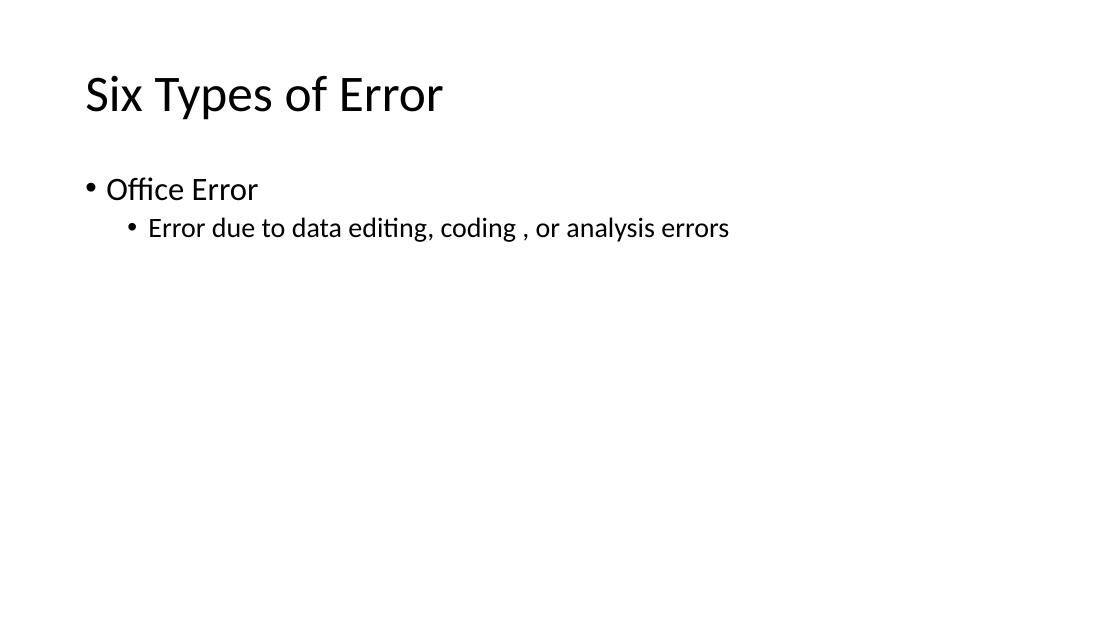
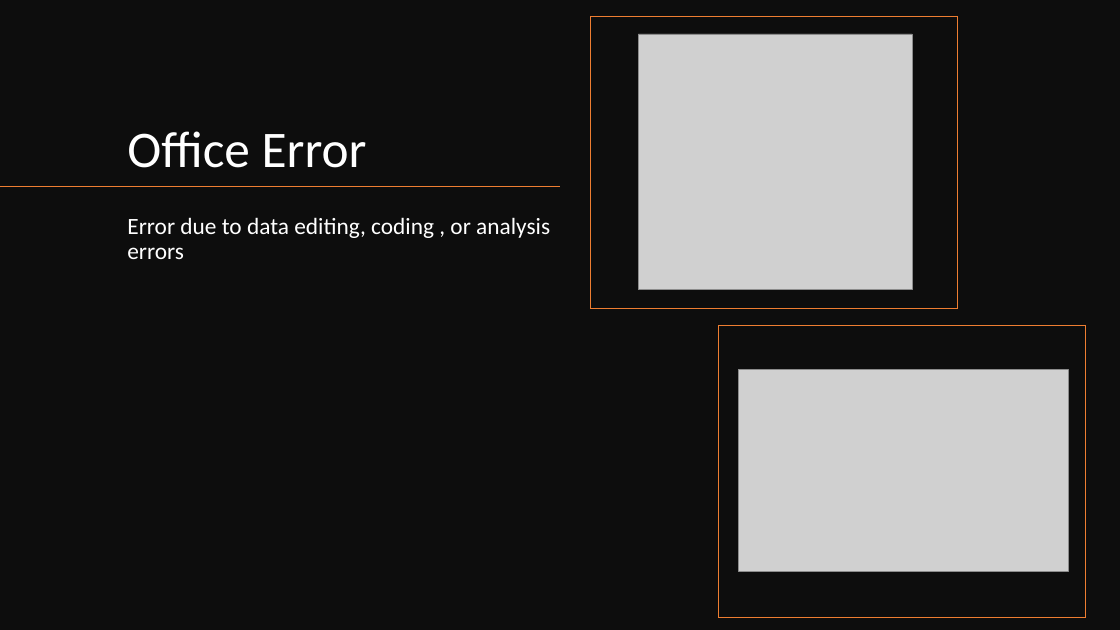
Before and after one commit to mikenguyen13/mar4050, a slide deck: slide 21 of lectures/7/Developing the sampling plan.pptx (slide 11 before the commit). Drawn at 1120x630 pixels with LibreOffice and Linux fonts; fonts in the diff are those of the drawing; grey boxes stand for pictures. Boxes give left, top, right and bottom in pixels: in the first picture for what was removed or moved away, otherwise in the second. Text is boxed around its words. In the diff, an @@ line names an element or a change of style, - is before the commit and + after.

```diff
--- a/lectures/7/Developing the sampling plan.pptx
+++ b/lectures/7/Developing the sampling plan.pptx
@@ rectangle added at [0,0,1120,630], fill #0D0D0D @@
@@ rectangle added at [591,17,958,308], outline #ED7D31 1 pt @@
@@ picture added at [639,34,912,290] @@
@@ title "Office Error" at [127,131,367,168]: vertical alignment middle to bottom @@
@@ title at [127,131,367,168]: text changed; text colour #000000 to #FFFFFF @@
-Six Types of Error
+Office Error
@@ text at [106,177,259,201]: paragraph removed @@
-• Office Error
@@ line added from (560, 187) to (0, 187), #ED7D31 1 pt @@
@@ text "Error due to data editing, ...": place and size @@
-text "Error due to data editing, ..." at [106,177,729,242]
+text "Error due to data editing, ..." at [127,217,550,259]
@@ text "Error due to data editing, ..." at [127,217,550,259]: size 24 to 20 pt, text colour #000000 to #FFFFFF; bullet • to none; list level 2 to 1 in "Error due to data editing, ..." @@
@@ rectangle added at [719,325,1086,617], outline #ED7D31 1 pt @@
@@ picture added at [739,370,1068,571] @@
```
Also in this commit, not shown: 17 other slides changed, 13 slides added, 5 other files.
